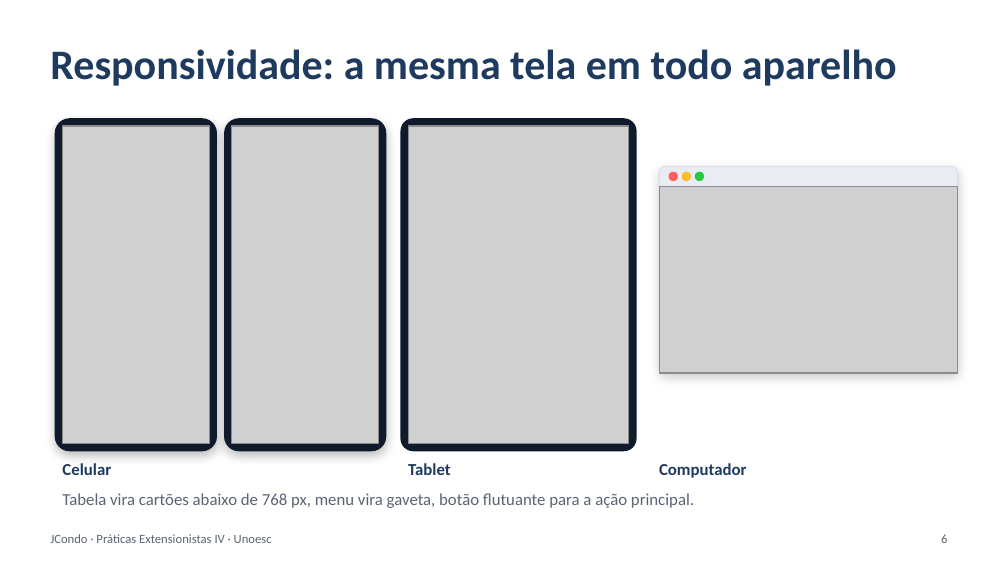
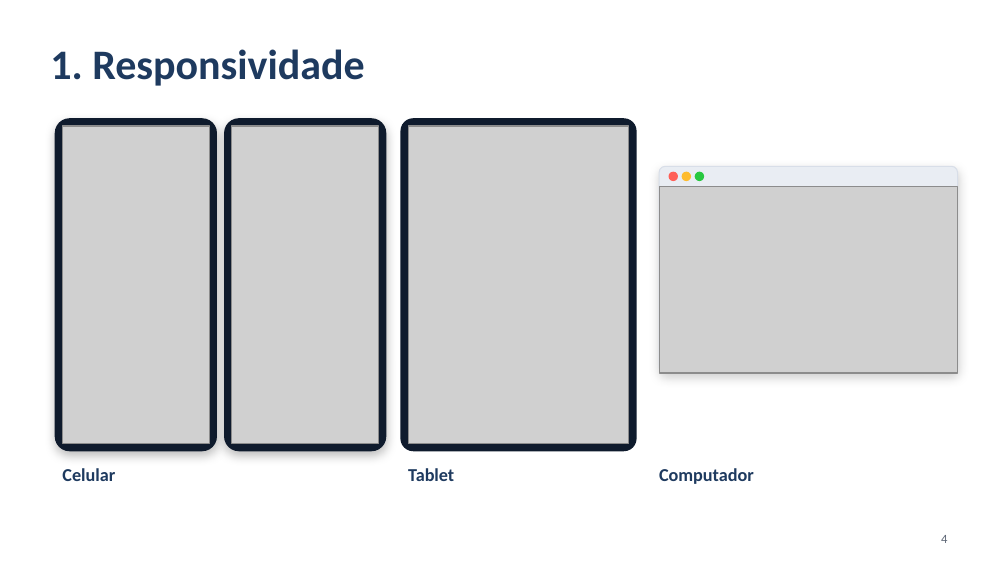
Before and after one commit to jorgensc/PEIV-Entrega2, a slide deck: slide 4 of doc/PE-IV-Jcondo-Apresentacao.pptx (slide 6 before the commit). Drawn at 1008x567 pixels with LibreOffice and Linux fonts; fonts in the diff are those of the drawing; grey boxes stand for pictures. Boxes give left, top, right and bottom in pixels: in the first picture for what was removed or moved away, otherwise in the second. Text is boxed around its words. In the diff, an @@ line names an element or a change of style, - is before the commit and + after.

```diff
--- a/doc/PE-IV-Jcondo-Apresentacao.pptx
+++ b/doc/PE-IV-Jcondo-Apresentacao.pptx
@@ title at <box>50,49,364,86</box>: text changed @@
-Responsividade: a mesma tela em todo aparelho
+1. Responsividade
@@ size 12 to 13 pt in 3 elements at <box>408,468,454,481</box>, <box>659,468,754,484</box>, <box>62,468,115,481</box> @@
@@ text removed at <box>62,493,694,508</box> @@
-Tabela vira cartões abaixo de 768 px, menu vira gaveta, botão flutuante para a ação principal.
@@ text removed at <box>50,534,272,543</box> @@
-JCondo · Práticas Extensionistas IV · Unoesc
@@ page number at <box>941,535,947,543</box>: text changed @@
-6
+4
```
Also in this commit, not shown: 5 other slides changed, 3 slides added, 11 slides removed, 15 other files.
